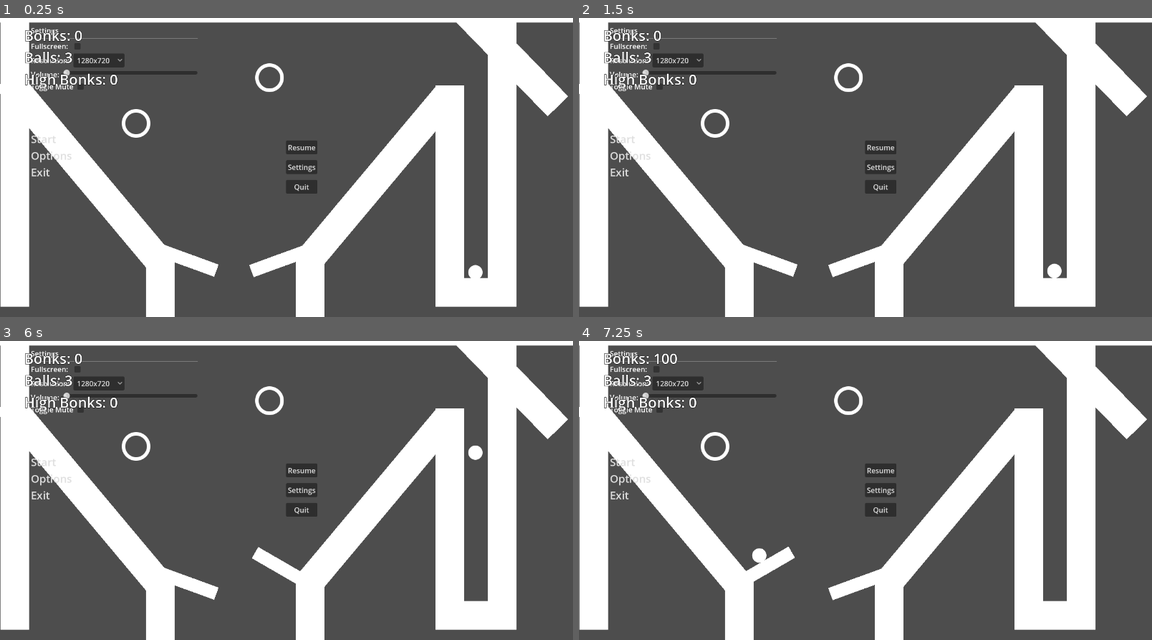
Above: before the commit, frames 1-4 (two rows, left to right).
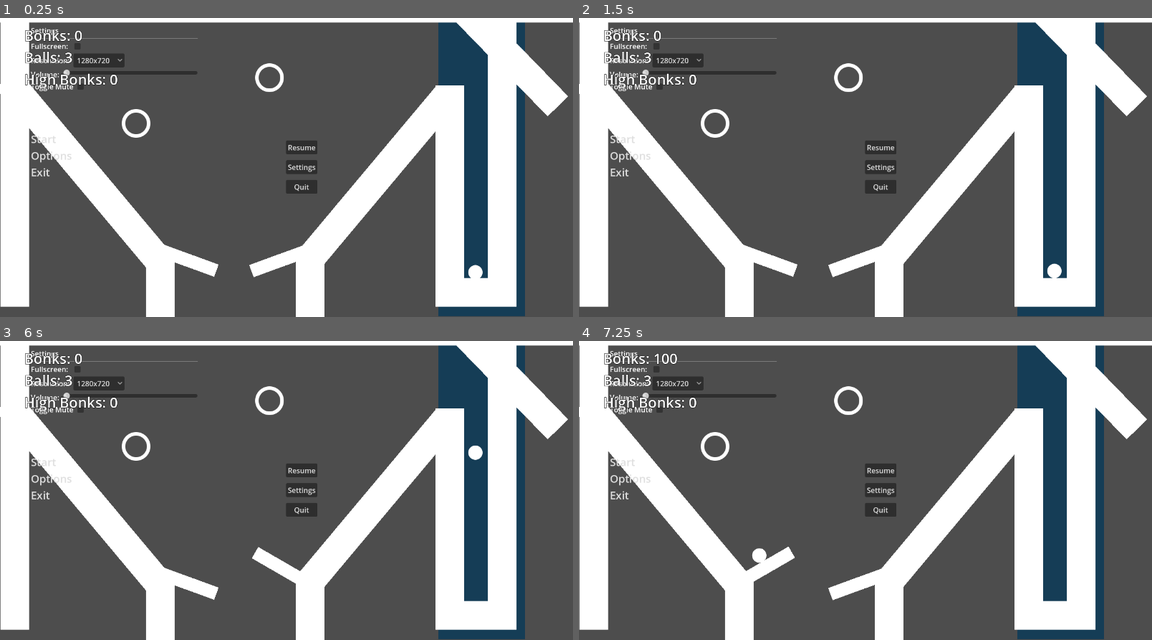
Above: after the commit, the same moments.

Repository: sfreed141/pinball
Game: Godot game, scene res://main.tscn
The game is run twice, just before and just after one commit, with the same random seed, the same clock (stepped at 60 frames per second) and the same inputs.
Inputs (mouse positions are in pixels of both pictures, inside the frame that each line leads up to):
- Up to frame 1 (0.25 s): no input
- Up to frame 2 (1.5 s): click "Start" at 0.5 s; click "Start" at 1.25 s
- Up to frame 3 (6 s): click "1280x720" at 2 s; click "Resume" at 2.75 s; click "Options" at 3.5 s; click (80, 409) at 4.25 s; click "Settings" at 5 s; tap Enter at 5.75 s; hold D (right) from 5.78 s (still down); hold Space (slap) from 5.78 s (still down)
- Up to frame 4 (7.25 s): release D (right) at 6.53 s; release Space (slap) at 6.53 s; hold A (left) from 6.53 s (still down); tap Space (slap) at 6.6 s

The runs differ from the first frame. In frame 1, 5.8% of the frame differs, in the area x 76-92%, y 1-100%; in frame 2, 5.8%; in frame 3, 5.8%; in frame 4, 5.9%.

Commit message:
Johns devy wevy bwanch (#8)
* fixed lives and game restart

* added one way wall from plunger and added some color back there

Diff:
--- a/project/main.tscn
+++ b/project/main.tscn
@@ -2,6 +2,7 @@
 
 [ext_resource type="Script" path="res://game/gamemode.gd" id="1_8jxqk"]
 [ext_resource type="PackedScene" uid="uid://dhlm0r3kgrbs5" path="res://game/paddle.tscn" id="2_67h6p"]
+[ext_resource type="Texture2D" uid="uid://cbvi147u2de24" path="res://assets/GiantLightStudios - SimpleShapes/square_64.png" id="2_yg5sc"]
 [ext_resource type="PackedScene" uid="uid://bwoyukoyw4e4d" path="res://game/wall.tscn" id="3_kdlmg"]
 [ext_resource type="PackedScene" uid="uid://biuqxwo0rr4k7" path="res://game/bumper.tscn" id="4_ro6ew"]
 
@@ -17,6 +18,8 @@
 [sub_resource type="RectangleShape2D" id="RectangleShape2D_3deai"]
 size = Vector2(96, 74.5)
 
+[sub_resource type="RectangleShape2D" id="RectangleShape2D_4f4ab"]
+
 [sub_resource type="LabelSettings" id="LabelSettings_sdi16"]
 font_size = 32
 outline_size = 3
@@ -27,6 +30,12 @@
 [node name="GameMode" type="Node" parent="."]
 script = ExtResource("1_8jxqk")
 
+[node name="Sprite2D" type="Sprite2D" parent="."]
+modulate = Color(0.082281, 0.238396, 0.338666, 1)
+position = Vector2(1076, 305)
+scale = Vector2(3.04, 12.92)
+texture = ExtResource("2_yg5sc")
+
 [node name="World" type="Node2D" parent="."]
 
 [node name="Paddle" parent="World" instance=ExtResource("2_67h6p")]
@@ -113,6 +122,16 @@
 
 [node name="Bumper2" parent="World/Map" instance=ExtResource("4_ro6ew")]
 position = Vector2(602, 186)
+
+[node name="OneWayWall" type="StaticBody2D" parent="World/Map"]
+position = Vector2(990, 133)
+rotation = -1.57079
+
+[node name="CollisionShape2D" type="CollisionShape2D" parent="World/Map/OneWayWall"]
+scale = Vector2(8.54347, 1.67622)
+shape = SubResource("RectangleShape2D_4f4ab")
+one_way_collision = true
+debug_color = Color(0.519281, 0.520847, 0, 0.42)
 
 [node name="UI" type="CanvasLayer" parent="."]
 
